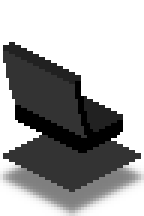
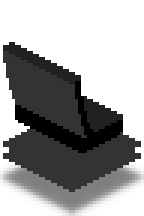
Layers edited between the first and the second 144 x 216 image:
added layer "Base copy" above "Base" over [left=3, top=129, right=141, bottom=150]
